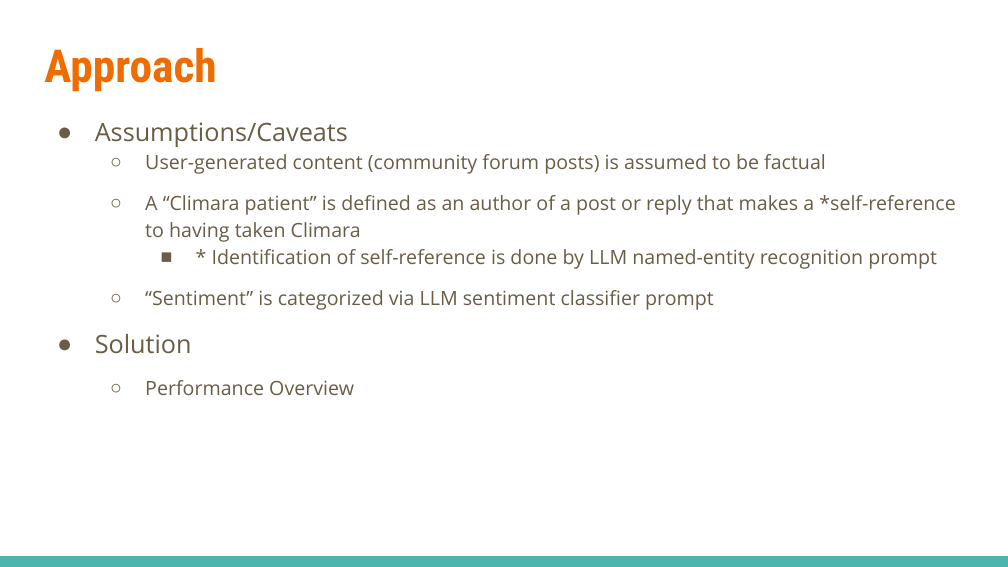
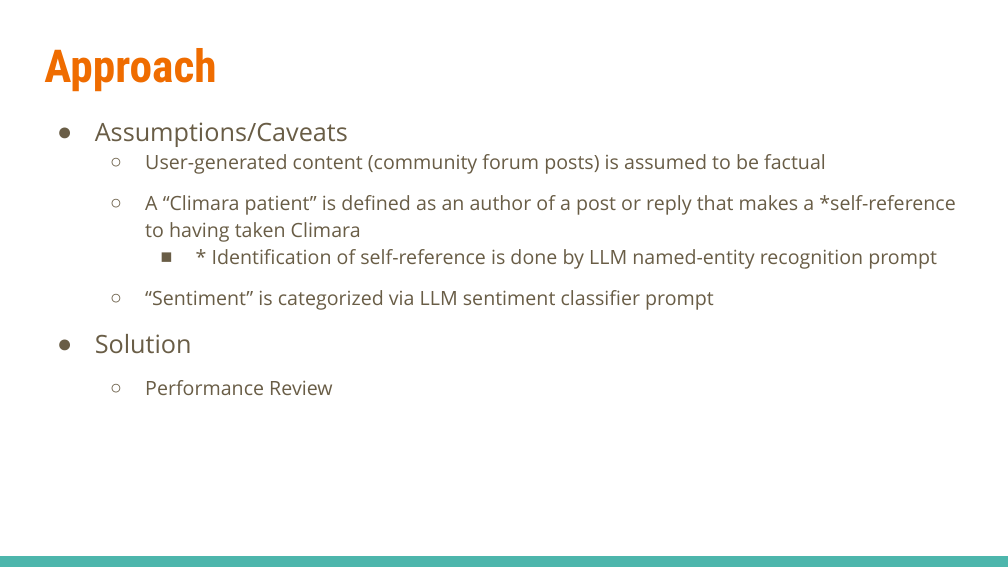
Before and after one commit to javidferguson/mht-cs, a slide deck: slide 5 of docs/MHT - Case Study.pptx. Drawn at 1008x567 pixels with LibreOffice and Linux fonts; fonts in the diff are those of the drawing. Boxes give left, top, right and bottom in pixels: in the first picture for what was removed or moved away, otherwise in the second. Text is boxed around its words. In the diff, an @@ line names an element or a change of style, - is before the commit and + after.

```diff
--- a/docs/MHT - Case Study.pptx
+++ b/docs/MHT - Case Study.pptx
@@ text at (x1=145, y1=380, x2=332, y2=395): text changed @@
-  ○ Performance Overview
+  ○ Performance Review
```
Also in this commit, not shown: 2 other slides changed, 3 slides added, 1 other file.
